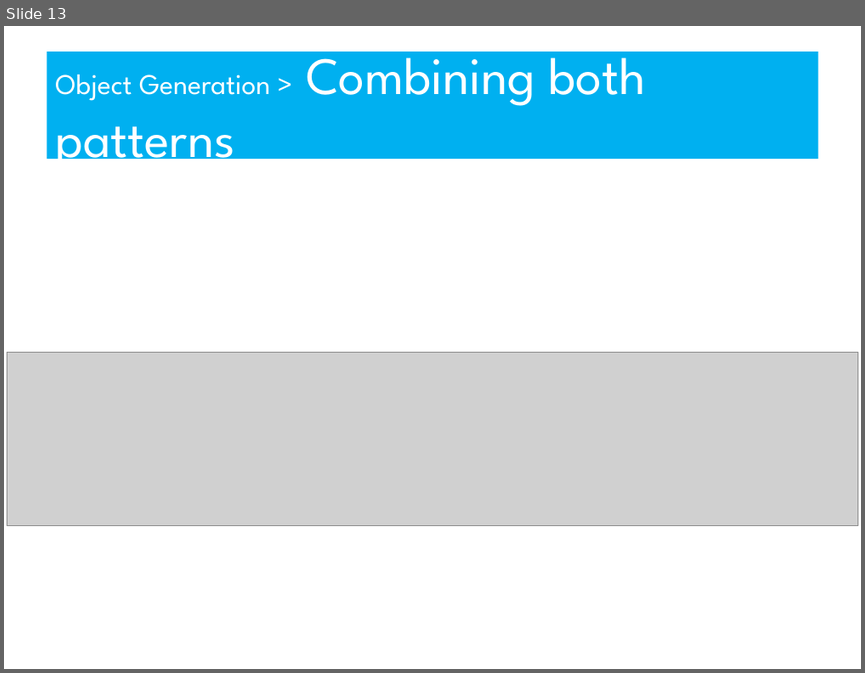
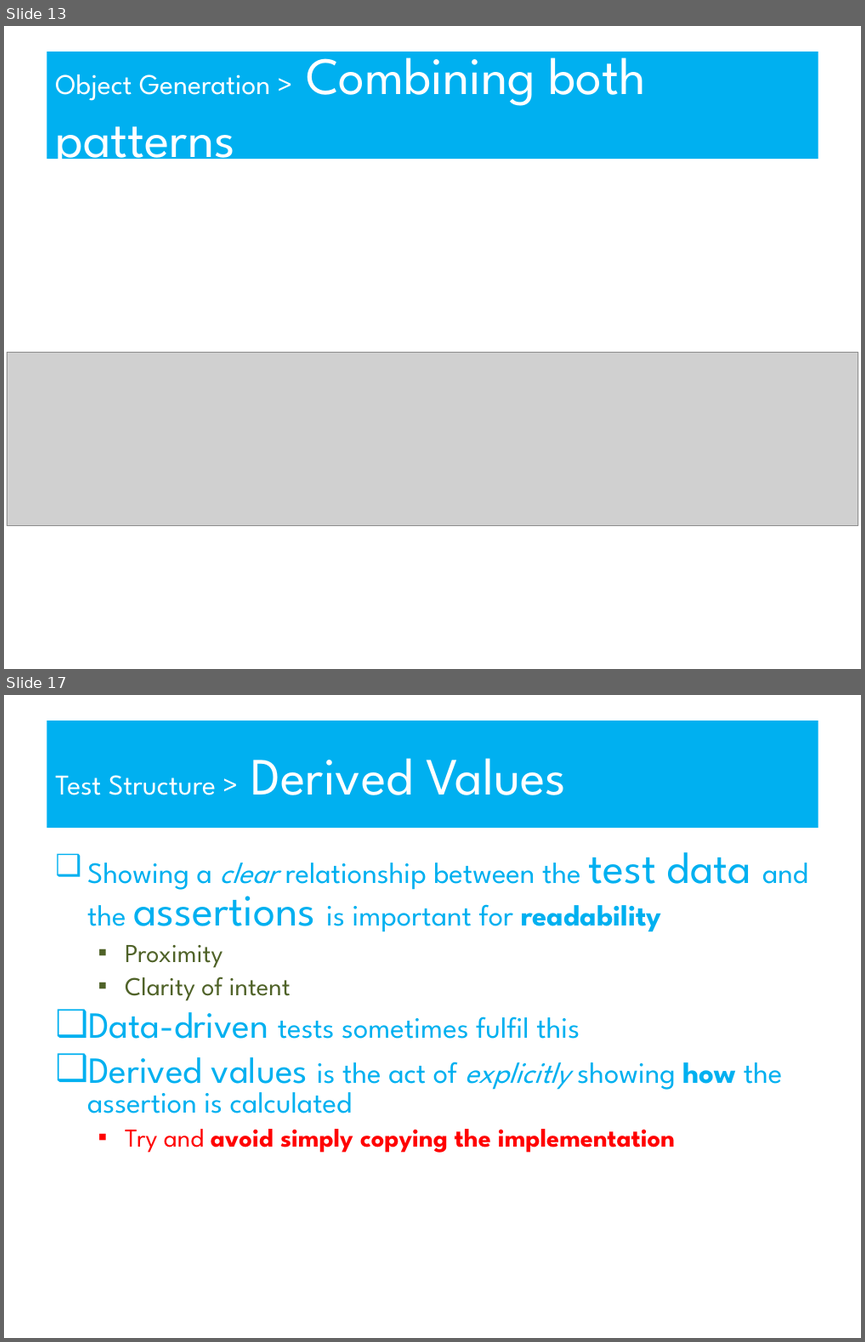
Before and after one commit to robdmoore/TestDataSustainabilityPresentation, a slide deck: Presentation.ppt. Shown one above the other, each under a label of ours: slide 13 before the commit, slides 13 and 17 after it; the slides between them are not shown. The pictures are 865x673 and 865x1342 pixels, drawn with LibreOffice and Linux fonts; fonts in the diff are those of the drawing; grey boxes stand for pictures. Boxes give left, top, right and bottom in pixels: in the first picture for what was removed or moved away, otherwise in the second. Text is boxed around its words. In the diff, an @@ line names an element or a change of style, - is before the commit and + after.

```diff
--- a/Presentation.ppt
+++ b/Presentation.ppt
@@ slide 17 added at (4, 695, 861, 1338), background #FFFFFF @@
@@ title added at (46, 721, 818, 828), fill #00B0F0, 24 pt, text #FFFFFF @@
+Test Structure > Derived Values
@@ text added at (87, 852, 808, 1152), 24.8 pt, text #00B0F0 @@
+❑ Showing a clear relationship between the test data and the assertions is important for readability
+  ▪ Proximity
+  ▪ Clarity of intent
+❑ Data-driven tests sometimes fulfil this
+❑ Derived values is the act of explicitly showing how the assertion is calculated
+  ▪ Try and avoid simply copying the implementation
```
Also in this commit, not shown: 1 slide changed, 6 other slides added, 3 other files.
